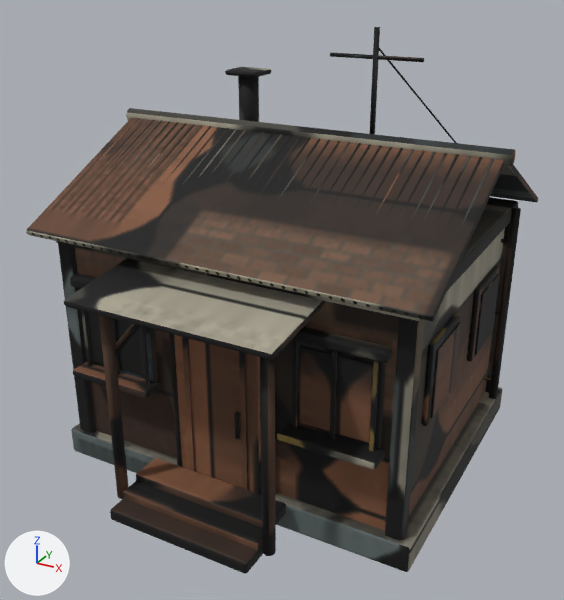
Renders of the FBX model Assets/Ash/Resources/Art/Headquarters.fbx from each side of a commit.
The view is the same before and after, from a camera (50 mm lens) standing at (3.38, -6.47, 4.74) and looking at (0.02, -0.37, 1.69). The lights are fixed; the arrows at lower left show +X, +Y and +Z. The older version comes first. Vertices at exactly the same position are counted once.

Objects in the first picture: 'Headquarters'.
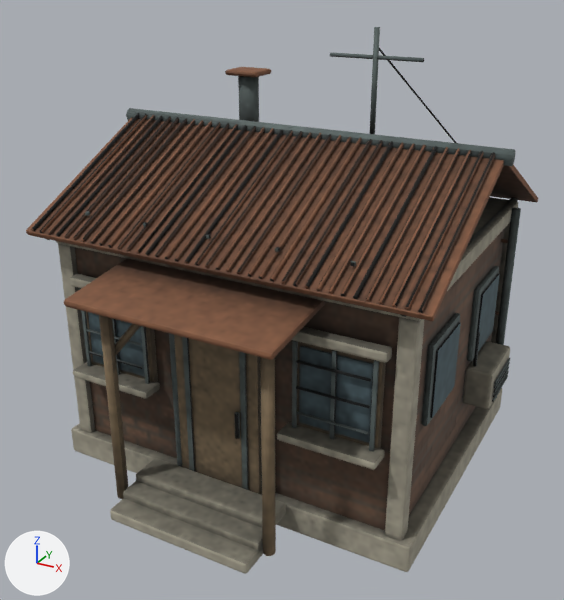
Patch to the scene script:
```diff
--- a/Assets/Ash/Resources/Art/Headquarters.fbx.py
+++ b/Assets/Ash/Resources/Art/Headquarters.fbx.py
@@ me_cube_001 @@
 # used by ob_headquarters; location = (0.0, 0.0, 0.0)
-me_cube_001.from_pydata(...)  # 4240 vertices, 7968 faces; spans x -1.98..1.98, y -2.24..1.88, z 0.0..4.18
+me_cube_001.from_pydata(...)  # 6046 vertices, 11472 faces; spans x -1.98..2.0, y -2.24..1.88, z 0.0..4.18
+# me_cube_001 part 1: a new loose piece, a 12-sided cylinder along x spanning x -1.44..-0.8, y -1.542..-1.518, z 1.268..1.292, in mat_headquartersatlas
+# me_cube_001 part 2: a new loose piece, a 12-sided cylinder along x spanning x -1.44..-0.8, y -1.542..-1.518, z 1.508..1.532, in mat_headquartersatlas
+# me_cube_001 part 3: a new loose piece, a 12-sided cylinder along x spanning x 0.8..1.44, y -1.542..-1.518, z 1.268..1.292, in mat_headquartersatlas
+# me_cube_001 part 4: a new loose piece, a 12-sided cylinder along x spanning x 0.8..1.44, y -1.542..-1.518, z 1.508..1.532, in mat_headquartersatlas
+# me_cube_001 part 5: a new loose piece, a 12-sided cylinder along x spanning x 0.8..1.44, y -1.542..-1.518, z 1.748..1.772, in mat_headquartersatlas
+# me_cube_001 part 6: the loose piece of 56 vertices spanning x 1.7..1.76, y 0.29..1.01, z 1.13..1.9 is copied, and the copy is scaled about its middle by (0.315, 0.821, 0.0239), then moved by (0.26, -0.02, -0.77); it spans x 1.98..2.0, y 0.34..0.91, z 0.74..0.76
+# me_cube_001 part 7: the loose piece of 56 vertices spanning x 1.7..1.76, y 0.29..1.01, z 1.13..1.9 is copied, and the copy is scaled about its middle by (0.315, 0.821, 0.0239), then moved by (0.26, -0.02, -0.72); it spans x 1.98..2.0, y 0.34..0.91, z 0.79..0.81
+# me_cube_001 part 8: the loose piece of 56 vertices spanning x 1.7..1.76, y 0.29..1.01, z 1.13..1.9 is copied, and the copy is scaled about its middle by (0.315, 0.821, 0.0239), then moved by (0.26, -0.02, -0.67); it spans x 1.98..2.0, y 0.34..0.91, z 0.84..0.86
+# me_cube_001 part 9: the loose piece of 56 vertices spanning x 1.7..1.76, y 0.29..1.01, z 1.13..1.9 is copied, and the copy is scaled about its middle by (0.315, 0.821, 0.0239), then moved by (0.26, -0.02, -0.62); it spans x 1.98..2.0, y 0.34..0.91, z 0.89..0.91
+# me_cube_001 part 10: the loose piece of 56 vertices spanning x 1.7..1.76, y 0.29..1.01, z 1.13..1.9 is copied, and the copy is scaled about its middle by (0.315, 0.821, 0.0239), then moved by (0.26, -0.02, -0.57); it spans x 1.98..2.0, y 0.34..0.91, z 0.94..0.96
+# me_cube_001 part 11: a new loose piece, a 12-sided cylinder along z spanning x 1.753..1.787, y 0.353..0.387, z 0.81..1.43, in mat_headquartersatlas
+# me_cube_001 part 12: a new loose piece, a 12-sided cylinder along y spanning x 1.664..1.736, y -1.62..1.61, z 2.394..2.466, in mat_headquartersatlas
+# me_cube_001 part 13: a new loose piece of 56 vertices spanning x 1.71..1.98, y 0.28..0.98, z 0.67..1.07, in mat_headquartersatlas
+# me_cube_001 part 14: 1813 vertices moved from x -1.85..1.85, y -1.67..1.67, z 2.42..3.24 to x -1.85..1.85, y -1.67..1.67, z 2.46..3.28; 11 vertices removed from x -1.84..1.75, y -1.66..1.66, z 2.42..3.23; 11 vertices added at x -1.84..1.75, y -1.66..1.66, z 2.46..3.27
+# me_cube_001 part 15: 7297 kept faces spanning x -1.98..1.98, y -2.24..1.88, z 0.0..4.18 get new texture (UV) coordinates
+# other edits to the shape of me_cube_001 do not show in these pictures
 me_cube_001.materials.append(mat_headquartersatlas)
```

Pixel boxes (x1, y1, x2, y2) of what changed, in the pictures (564 x 600 px; the box of a moved part takes in the faces that stretch with it):
part 1 of me_cube_001, added
    after: (88, 351, 143, 369)
part 2 of me_cube_001, added
    after: (86, 329, 141, 346)
part 3 of me_cube_001, added
    after: (296, 411, 369, 435)
part 4 of me_cube_001, added
    after: (296, 386, 370, 409)
part 5 of me_cube_001, added
    after: (296, 360, 371, 382)
part 6 of me_cube_001, added
    after: (492, 375, 508, 402)
part 7 of me_cube_001, added
    after: (493, 371, 509, 397)
part 8 of me_cube_001, added
    after: (493, 367, 509, 393)
part 9 of me_cube_001, added
    after: (494, 362, 510, 388)
part 10 of me_cube_001, added
    after: (494, 358, 510, 384)
part 11 of me_cube_001, added
    after: (473, 333, 480, 367)
part 12 of me_cube_001, added
    after: (401, 198, 518, 317)
part 13 of me_cube_001, added
    after: (463, 341, 510, 409)
part 14 of me_cube_001, moved or reshaped
    before: (32, 118, 494, 318)
    after: (31, 113, 495, 313)
part 15 of me_cube_001, surface changed
    both: (26, 27, 538, 574)
